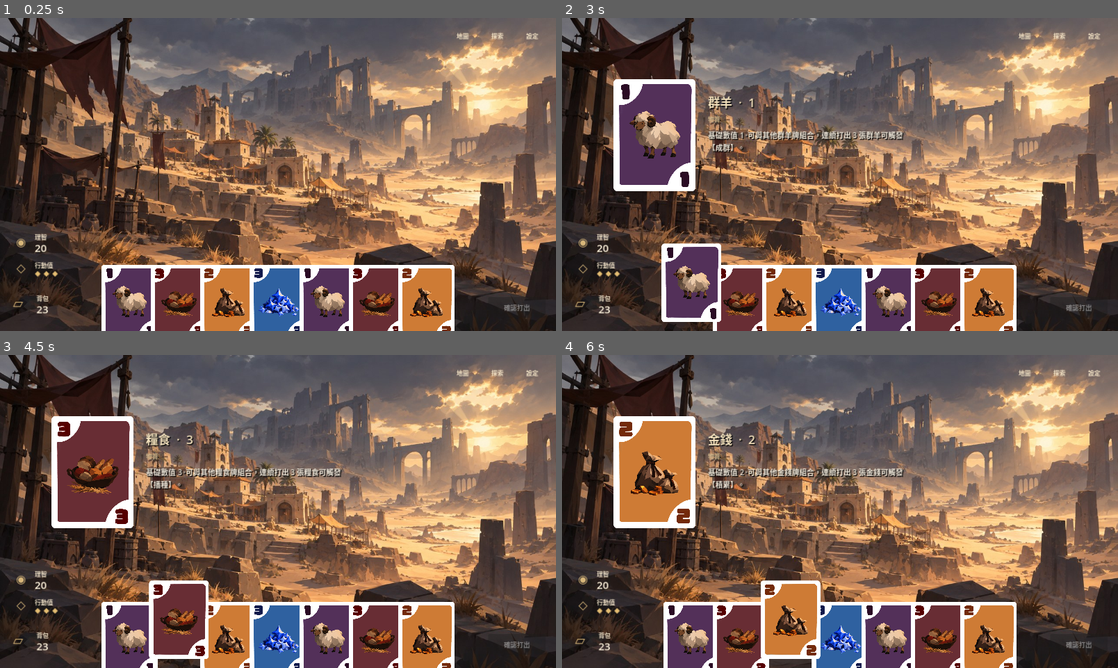
Above: before the commit, frames 1-4 (two rows, left to right).
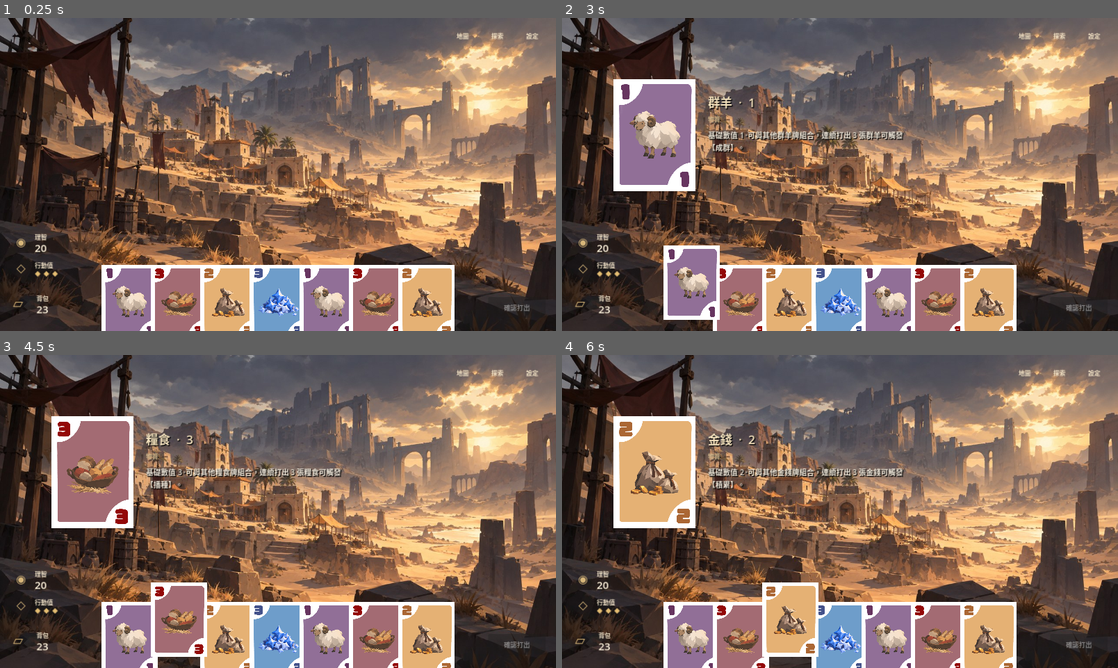
Above: after the commit, the same moments.

Repository: Timothy1007/shepherd
Game: Godot game, scene res://scenes/main.tscn
Same seed, same stepped clock (60 frames per second), same inputs: the game is played once before the commit and once after it.
Inputs (mouse positions are in pixels of both pictures, inside the frame that each line leads up to):
- Up to frame 1 (0.25 s): no input
- Up to frame 2 (3 s): click "地圖" at 0.5 s; click "探索" at 1.25 s; click "設定" at 2 s; click (689, 302) at 2.77 s
- Up to frame 3 (4.5 s): click (127, 621) at 3.52 s; click (177, 639) at 4.27 s
- Up to frame 4 (6 s): click (739, 621) at 5.02 s; click (789, 639) at 5.77 s

The runs differ from the first frame. In frame 1, 11% of the frame differs, in the area x 18-82%, y 78-100%; in frame 2, 15%; in frame 3, 15%, in the area x 9-82%, y 19-100%; in frame 4, 15%.

Commit message:
render: show card artwork without shader or fractional scaling

Diff:
--- a/godot/scripts/main.gd
+++ b/godot/scripts/main.gd
@@ -104,7 +104,7 @@
 	var center: float = float(count - 1) * 0.5
 	for i in range(count):
 		var item: Array = hand_cards[i]
-		var card=TextureButton.new(); card.size=CARD_SIZE; card.po …(136 unchanged characters)… _filter=CanvasItem.TEXTURE_FILTER_LINEAR_WITH_MIPMAPS_ANISOTROPIC; card.texture_normal=load(item[2]); card.material=_rounded_card_material(0.045); hand.add_child(card)
+		var card=TextureButton.new(); card.size=CARD_SIZE; card.po …(136 unchanged characters)… _filter=CanvasItem.TEXTURE_FILTER_LINEAR; card.texture_normal=load(item[2]); hand.add_child(card)
 		card_home[card]=card.position
 		hand_cards_nodes.append(card)
 		card.z_index = i
@@ -129,7 +129,7 @@
 	inspector_card.size=Vector2(190,263)
 	inspector_card.expand_mode=TextureRect.EXPAND_IGNORE_SIZE
 	inspector_card.stretch_mode=TextureRect.STRETCH_KEEP_ASPECT_CENTERED
-	inspector_card.texture_filter=CanvasItem.TEXTURE_FILTER_LINEAR_WITH_MIPMAPS_ANISOTROPIC
+	inspector_card.texture_filter=CanvasItem.TEXTURE_FILTER_LINEAR
 	inspector_card.mouse_filter=Control.MOUSE_FILTER_IGNORE
 	inspector.add_child(inspector_card)
 
@@ -146,7 +146,7 @@
 	var home: Vector2 = card_home[card]
 	if hovering:
 		card.z_index=500
-		_tween_card(card, home + Vector2(0,HOVER_Y), Vector2(1.025,1.025))
+		_tween_card(card, home + Vector2(0,HOVER_Y), Vector2.ONE)
 	else:
 		_restore_card_layer(card)
 		_tween_card(card, home, Vector2.ONE)
@@ -161,11 +161,11 @@
 		_tween_card(previous, card_home[previous], Vector2.ONE)
 	selected_card=card
 	card.z_index=1000
-	_tween_card(card, card_home[card] + Vector2(0,SELECT_Y), Vector2(1.06,1.06))
+	_tween_card(card, card_home[card] + Vector2(0,SELECT_Y), Vector2.ONE)
 	_show_inspector(data)
 
 func _show_inspector(data: Array) -> void:
-	inspector_card.texture=load(data[2]); inspector_card.material=_rounded_card_material(0.045)
+	inspector_card.texture=load(data[2])
 	for child in inspector_text.get_children():
 		child.queue_free()
 	var title=make_label(data[0] + "  ·  " + data[1],28,Color("#f4e2bd"))
